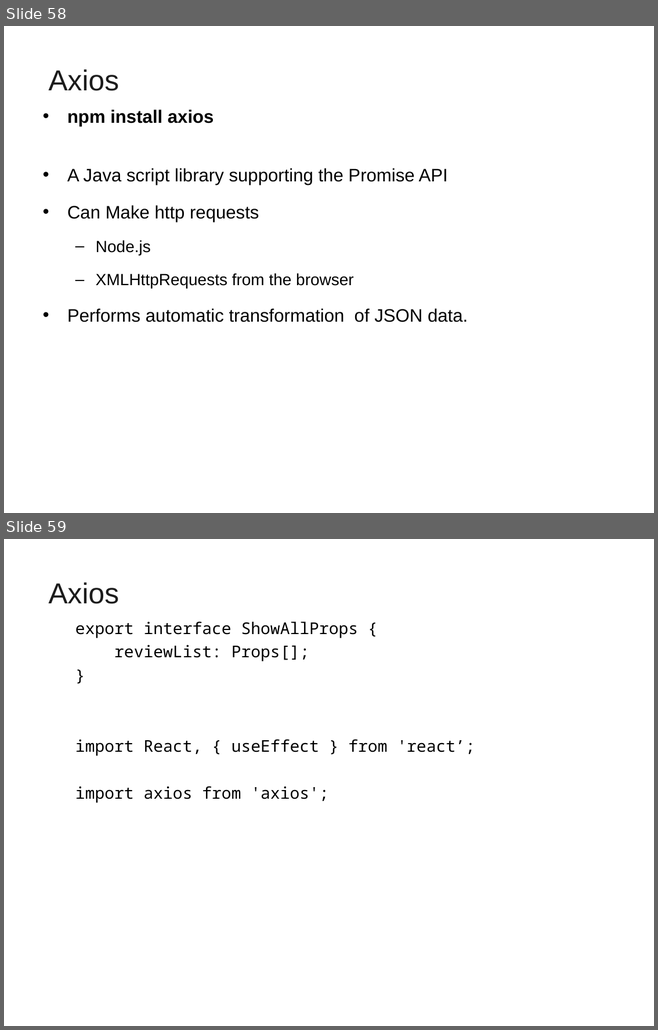
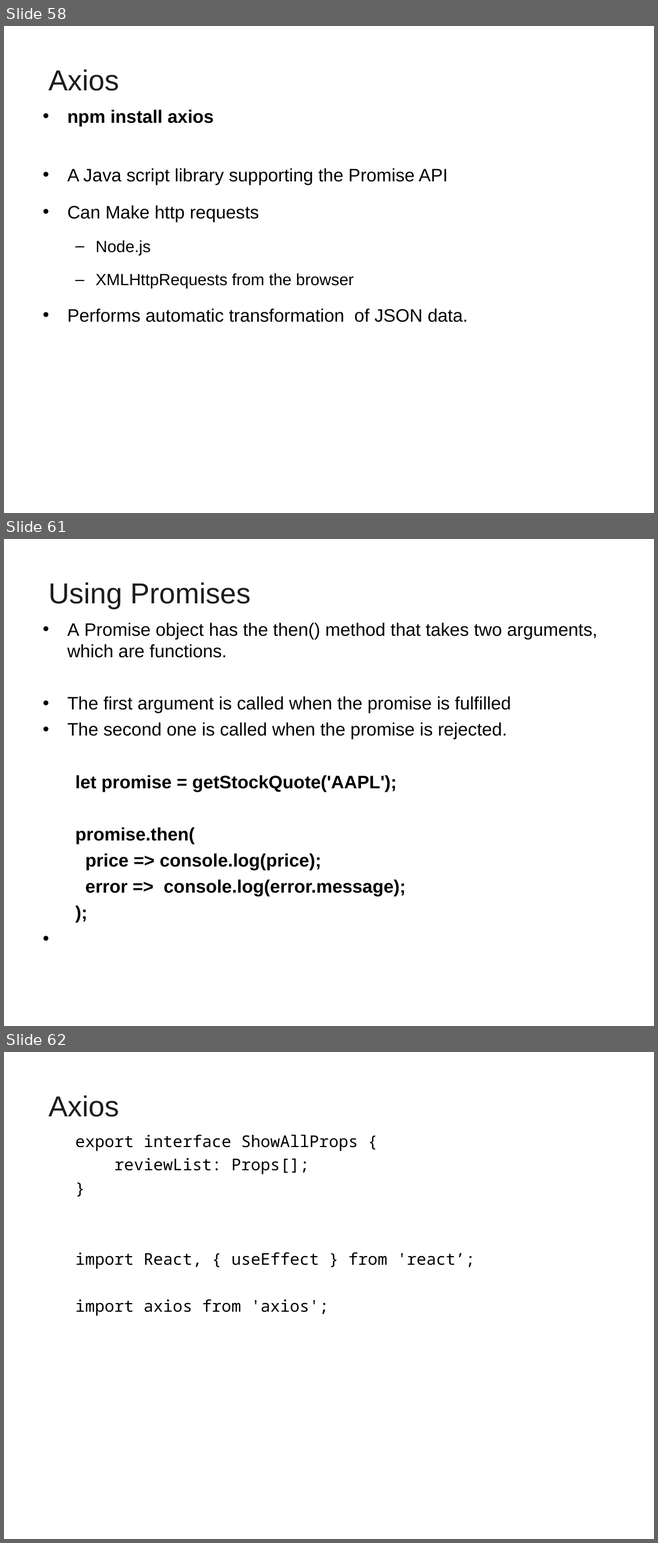
Before and after one commit to vatsanTraining/freshers_batch_july_2021, a slide deck: DeutescheBank_UI_Day_Two_ReactTSX.ppt. Shown one above the other, each under a label of ours: slides 58 and 59 before the commit, slides 58, 61 and 62 after it; the slides between them are not shown. The pictures are 658x1030 and 658x1543 pixels, drawn with LibreOffice and Linux fonts; fonts in the diff are those of the drawing; background and template pictures are left out. Boxes give left, top, right and bottom in pixels: in the first picture for what was removed or moved away, otherwise in the second. Text is boxed around its words. In the diff, an @@ line names an element or a change of style, - is before the commit and + after.

```diff
--- a/DeutescheBank_UI_Day_Two_ReactTSX.ppt
+++ b/DeutescheBank_UI_Day_Two_ReactTSX.ppt
@@ slide 61 added at [4,539,654,1026], background picture (left out) @@
@@ title added at [49,583,250,609], 32 pt, text #1C1C1C @@
+Using Promises
@@ text added at [67,623,597,896], 20 pt, text #000000 @@
+• A Promise object has the then() method that takes two arguments, which are functions.
+• The first argument is called when the promise is fulfilled
+• The second one is called when the promise is rejected.
+  let promise = getStockQuote('AAPL');
+  promise.then(
+  price => console.log(price);
+  error => console.log(error.message);
+  );
@@ what was slide 59 is now slide 62 @@
```
Also in this commit, not shown: 2 slides changed, 3 other slides added, 1 other file.
